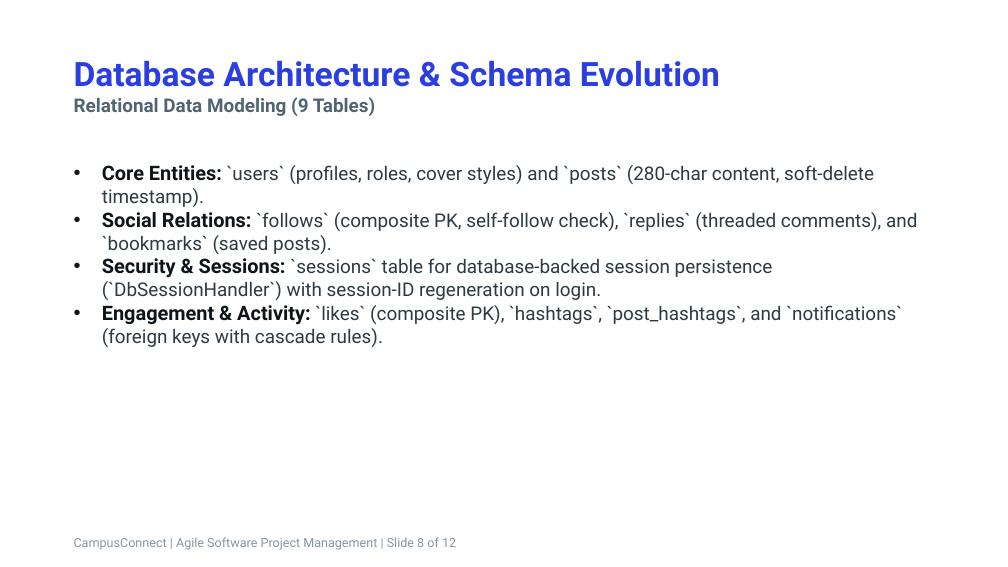
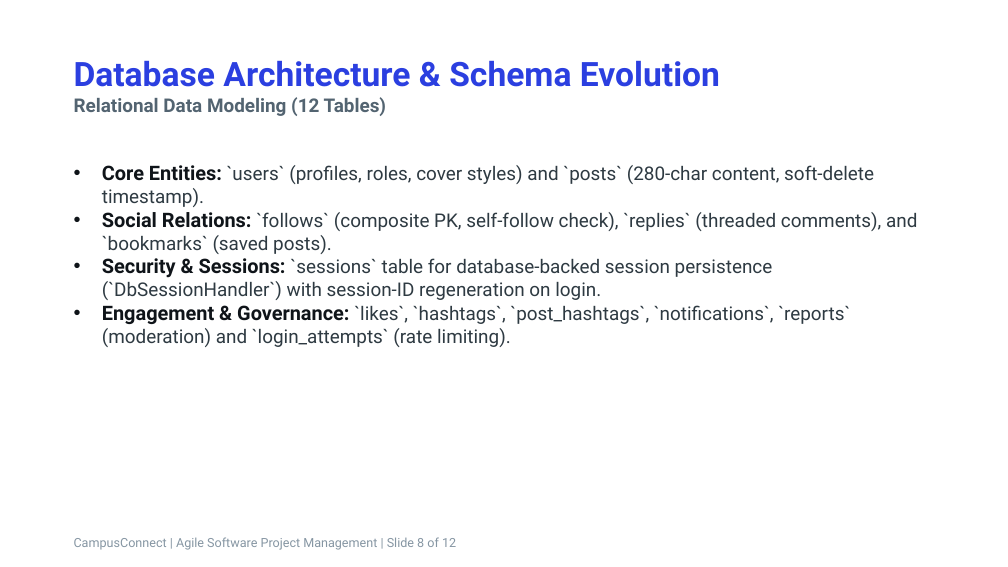
Before and after one commit to muddassir1935/ASPM-PROJECT-, a slide deck: slide 8 of AIR_Presentation.pptx. Drawn at 1008x567 pixels with LibreOffice and Linux fonts; fonts in the diff are those of the drawing. Boxes give left, top, right and bottom in pixels: in the first picture for what was removed or moved away, otherwise in the second. Text is boxed around its words. In the diff, an @@ line names an element or a change of style, - is before the commit and + after.

```diff
--- a/AIR_Presentation.pptx
+++ b/AIR_Presentation.pptx
@@ text at (74,97,386,116): text changed @@
-Relational Data Modeling (9 Tables)
+Relational Data Modeling (12 Tables)
@@ text at (102,305,850,347): text changed @@
-• Engagement & Activity: `likes` (composite PK), `hashtags`, `post_hashtags`, and `notifications` (foreign keys with cascade rules).
+• Engagement & Governance: `likes`, `hashtags`, `post_hashtags`, `notifications`, `reports` (moderation) and `login_attempts` (rate limiting).
```
Also in this commit, not shown: 4 other slides changed, 5 other files.
